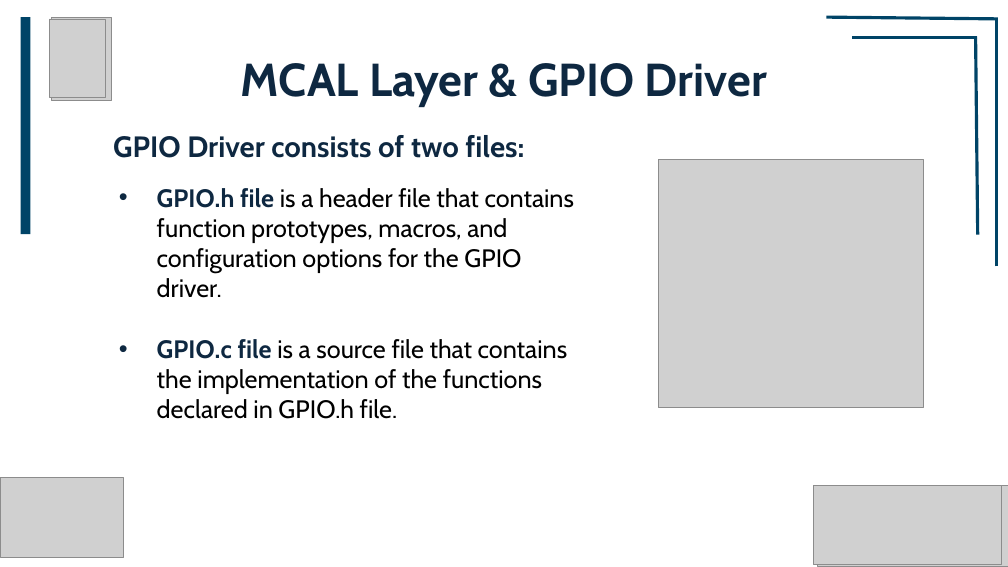
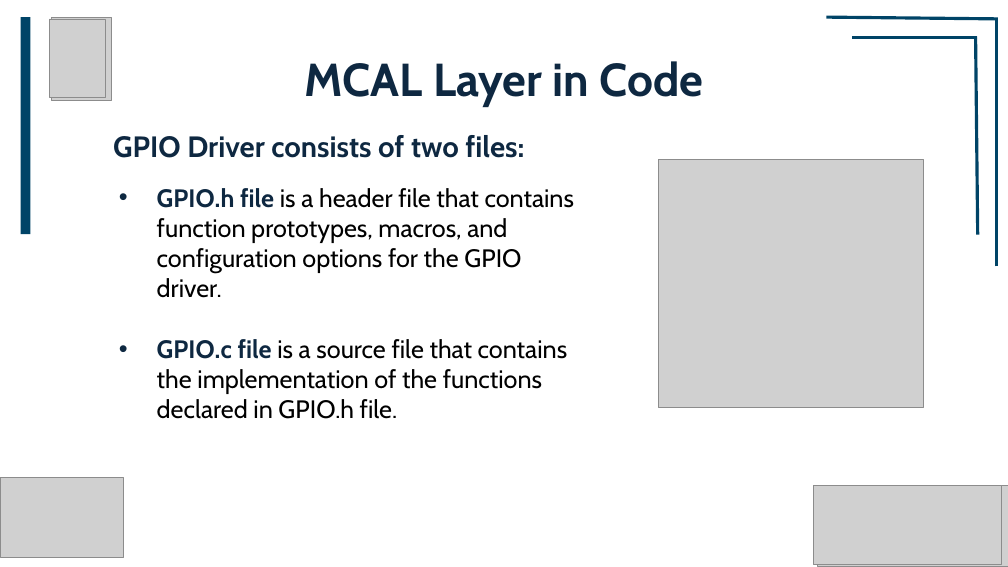
Before and after one commit to youefkh05/IEEE_CUSB26_Embedded, a slide deck: slide 31 of Sessions/4/Session4/Session4.pptx. Drawn at 1008x567 pixels with LibreOffice and Linux fonts; fonts in the diff are those of the drawing; grey boxes stand for pictures. Boxes give left, top, right and bottom in pixels: in the first picture for what was removed or moved away, otherwise in the second. Text is boxed around its words. In the diff, an @@ line names an element or a change of style, - is before the commit and + after.

```diff
--- a/Sessions/4/Session4/Session4.pptx
+++ b/Sessions/4/Session4/Session4.pptx
@@ title at (x1=304, y1=61, x2=703, y2=107): text changed @@
-MCAL Layer & GPIO Driver
+MCAL Layer in Code
```
Also in this commit, not shown: 3 other slides changed, 5 slides added, 55 other files.
